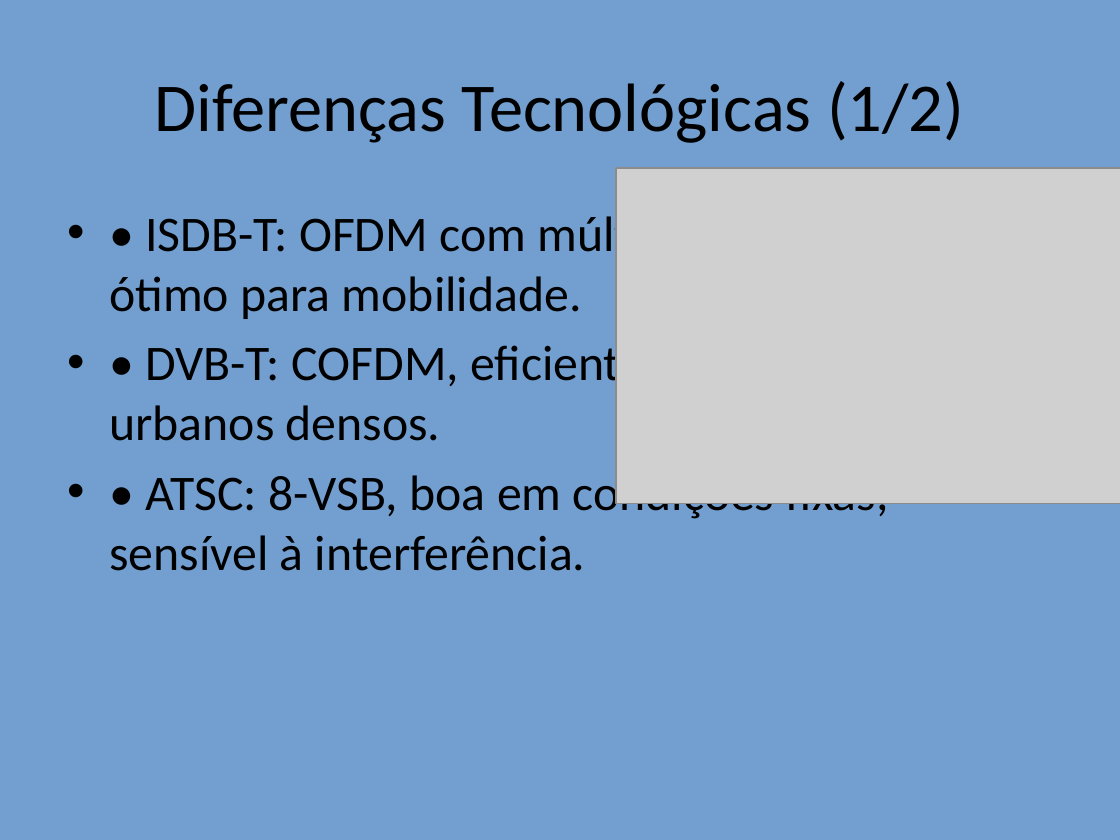
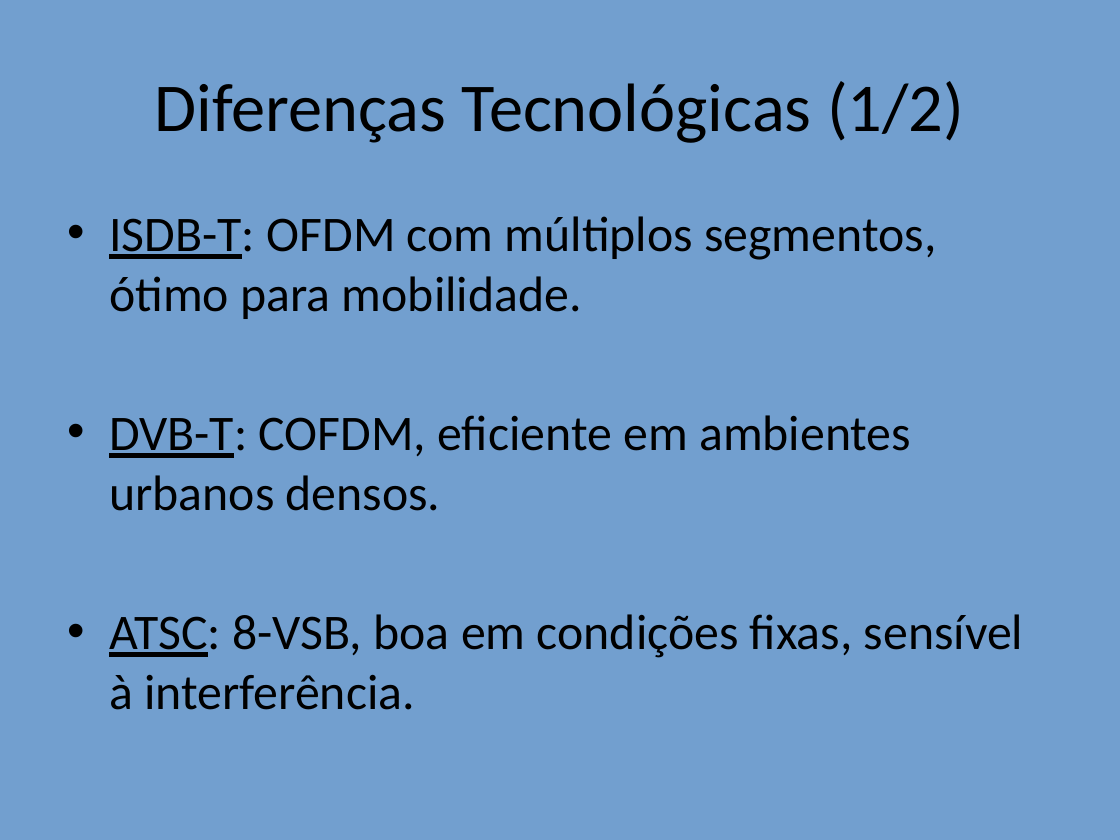
Before and after one commit to alenior/IFCE, a slide deck: slide 5 of P7/TV DIGITAL/Comparacao_TV_Digital_Com_Imagens.odp (slide 4 before the commit). Drawn at 1120x840 pixels with LibreOffice and Linux fonts; fonts in the diff are those of the drawing; grey boxes stand for pictures. Boxes give left, top, right and bottom in pixels: in the first picture for what was removed or moved away, otherwise in the second. Text is boxed around its words. In the diff, an @@ line names an element or a change of style, - is before the commit and + after.

```diff
--- a/P7/TV DIGITAL/Comparacao_TV_Digital_Com_Imagens.odp
+++ b/P7/TV DIGITAL/Comparacao_TV_Digital_Com_Imagens.odp
@@ picture removed at (x1=616, y1=168, x2=1120, y2=504) @@
@@ text at (x1=109, y1=216, x2=1023, y2=710): text changed @@
-• • ISDB-T: OFDM com múltiplos segmentos, ótimo para mobilidade.
-• • DVB-T: COFDM, eficiente em ambientes urbanos densos.
-• • ATSC: 8-VSB, boa em condições fixas, sensível à interferência.
+• ISDB-T: OFDM com múltiplos segmentos, ótimo para mobilidade.
+• DVB-T: COFDM, eficiente em ambientes urbanos densos.
+• ATSC: 8-VSB, boa em condições fixas, sensível à interferência.
```
Also in this commit, not shown: 10 other slides changed, 2 slides added, 10 other files.
